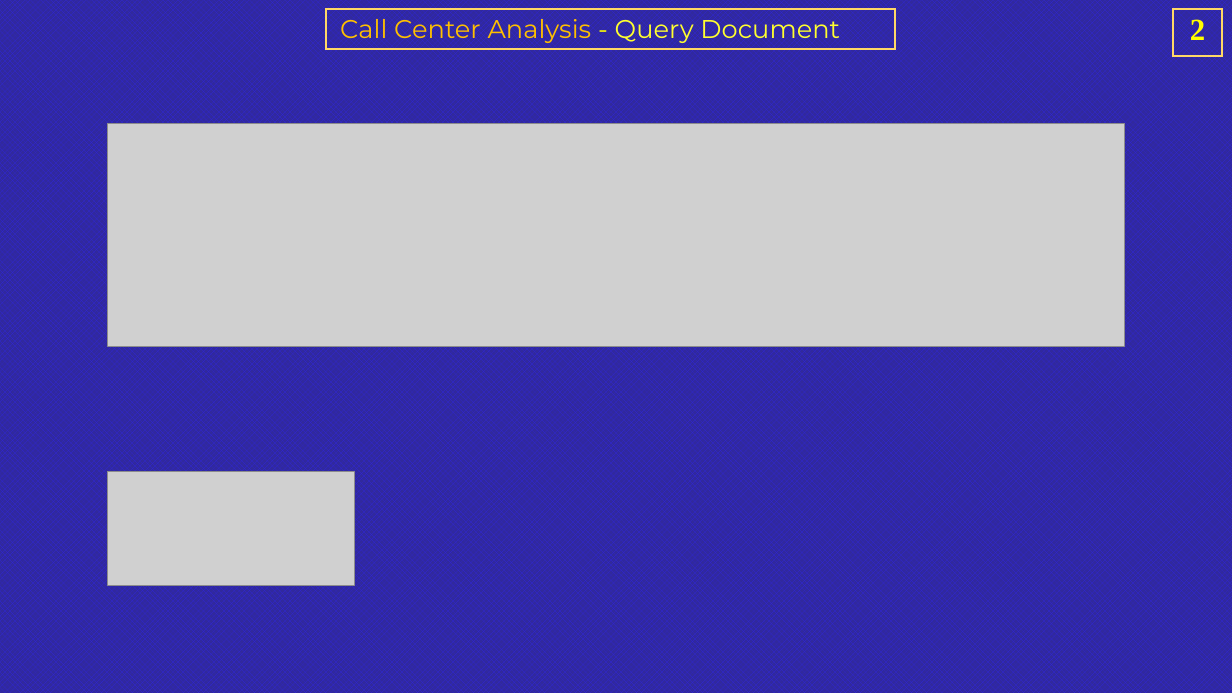
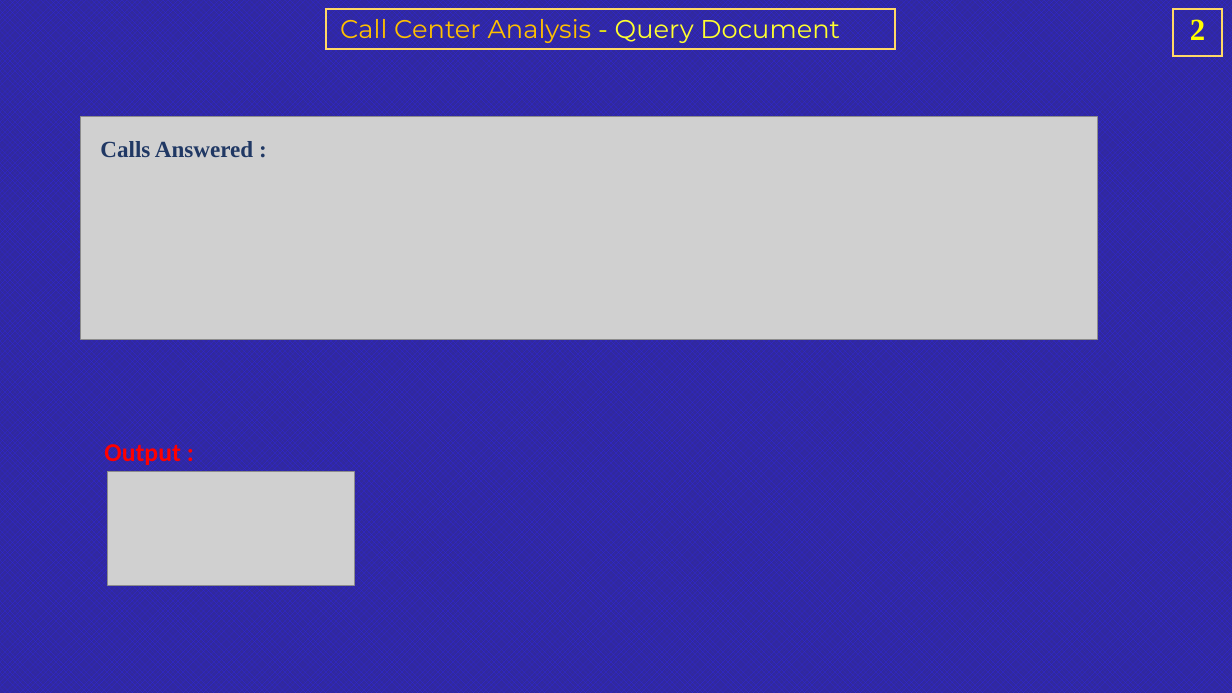
Before and after one commit to rashmi0007/call_center_dashboard, a slide deck: slide 2 of Query_doc_powerpoint.pptx. Drawn at 1232x693 pixels with LibreOffice and Linux fonts; fonts in the diff are those of the drawing; grey boxes stand for pictures. Boxes give left, top, right and bottom in pixels: in the first picture for what was removed or moved away, otherwise in the second. Text is boxed around its words. In the diff, an @@ line names an element or a change of style, - is before the commit and + after.

```diff
--- a/Query_doc_powerpoint.pptx
+++ b/Query_doc_powerpoint.pptx
@@ picture: place and size @@
-picture at bbox=[108, 123, 1125, 347]
+picture at bbox=[81, 116, 1098, 340]
@@ text added at bbox=[100, 141, 253, 157], 18 pt, text #203864, bold @@
+Calls Answered :
@@ text added at bbox=[104, 440, 180, 465], 20 pt, text #FF0000, bold @@
+Output :
```
Also in this commit, not shown: 12 other slides changed, 1 other file.
